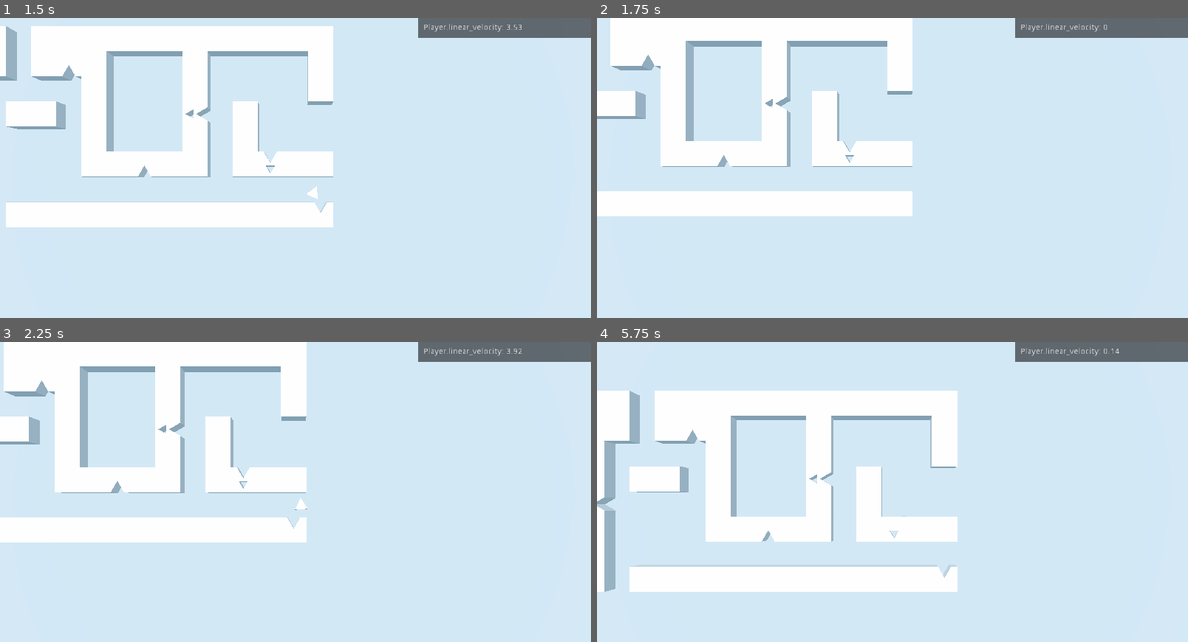
Above: before the commit, frames 1-4 (two rows, left to right).
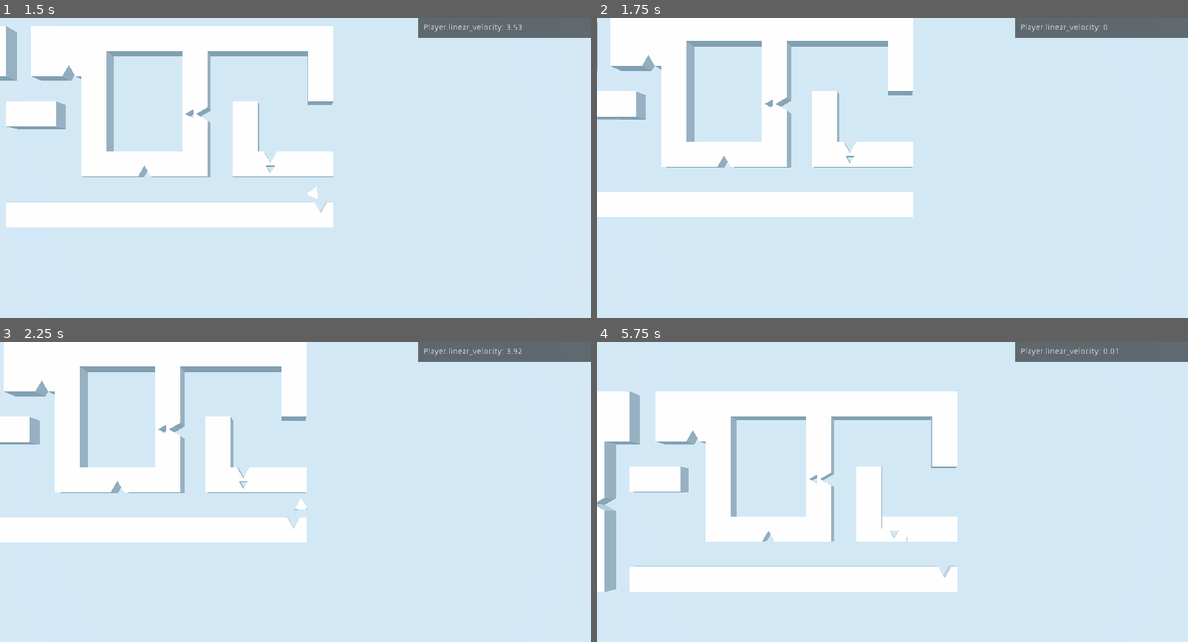
Above: after the commit, the same moments.

Repository: winston-yallow/primitives
Game: Godot game, scene res://levels/00_Test.tscn
The game is run twice, just before and just after one commit, with the same random seed, the same clock (stepped at 60 frames per second) and the same inputs.
Inputs:
- Up to frame 1 (1.5 s): tap Enter at 0.5 s; hold D (game_right) 0.53-1.28 s; hold Space (reappear) 0.53-1.28 s; hold S (game_backward) from 1.28 s (still down); tap Backspace at 1.35 s
- Up to frame 2 (1.75 s): keep holding S (game_backward)
- Up to frame 3 (2.25 s): release S (game_backward) at 2.03 s; hold D (game_right) from 2.03 s (still down); hold Space (reappear) from 2.03 s (still down)
- Up to frame 4 (5.75 s): release D (game_right) at 2.78 s; release Space (reappear) at 2.78 s; hold W (game_forward) 2.78-3.53 s; tap Backspace at 2.85, 4.35 s; hold Space (reappear) 3.53-4.28 s; hold A (game_left) 3.53-5.03 s; hold S (game_backward) from 5.03 s (still down); hold Space (reappear) from 5.03 s (still down)

Frame 1 is identical in both runs. In frame 2, 0.9% of the frame differs, in the area x 0-54%, y 0-67%; in frame 3, less than 0.1%; in frame 4, 0.5%.

Commit message:
Check every frame if attachment is possible

Diff:
--- a/game/player/Player.gd
+++ b/game/player/Player.gd
@@ -30,12 +30,16 @@
 var transition_speed: float
 var transition_fraction: float
 
+var detected_spots := []
+
 onready var target_rotation := global_transform.basis.get_euler().y
 
 
 func _ready() -> void:
     # warning-ignore:return_value_discarded
-    $Detector.connect('area_entered', self, 'on_detection')
+    $Detector.connect('area_entered', self, 'on_detection_found')
+    # warning-ignore:return_value_discarded
+    $Detector.connect('area_exited', self, 'on_detection_lost')
     DevTools.add_remote_value(
         RemoteProp.new(self, 'linear_velocity', ['length', 'round'])
     )
@@ -89,6 +93,21 @@
 
         state.add_central_force(force)
 
+        for spot in detected_spots:
+            var detach_direction: Vector3 = spot.global_transform.basis.z
+            var angle := last_input_direction.angle_to(detach_direction)
+            if angle > attach_angle:
+                current_state = STATE.TRANSITION_IN
+                transition_spot = spot
+                transition_dst = spot.global_transform
+                transition_src = global_transform
+                transition_fraction = 0
+                transition_speed = transition_time_scale * transition_dst.origin.distance_to(
+                    transition_src.origin
+                )
+                detach_requested = false
+                break
+
     elif current_state == STATE.TRANSITION_IN:
 
         if mode != MODE_KINEMATIC:
@@ -121,20 +140,16 @@
         transition_spot.set_object_attached(self, false)
 
 
-func on_detection(other: Area):
-    if other is MagneticPlayerSpot and current_state == STATE.NORMAL:
-        var detach_direction := other.global_transform.basis.z
-        var angle := last_input_direction.angle_to(detach_direction)
-        if angle > attach_angle:
-            current_state = STATE.TRANSITION_IN
-            transition_spot = other
-            transition_dst = other.global_transform
-            transition_src = global_transform
-            transition_fraction = 0
-            transition_speed = transition_time_scale * transition_dst.origin.distance_to(
-                transition_src.origin
-            )
-            detach_requested = false
+func on_detection_found(other: Area):
+    if other is MagneticPlayerSpot:
+        detected_spots.append(other)
+
+
+func on_detection_lost(other: Area):
+    # "while" just as a safety measue in case it was accidentally added
+    # mote than once to the list
+    while other in detected_spots:
+        detected_spots.erase(other)
 
 
 func request_detach():
